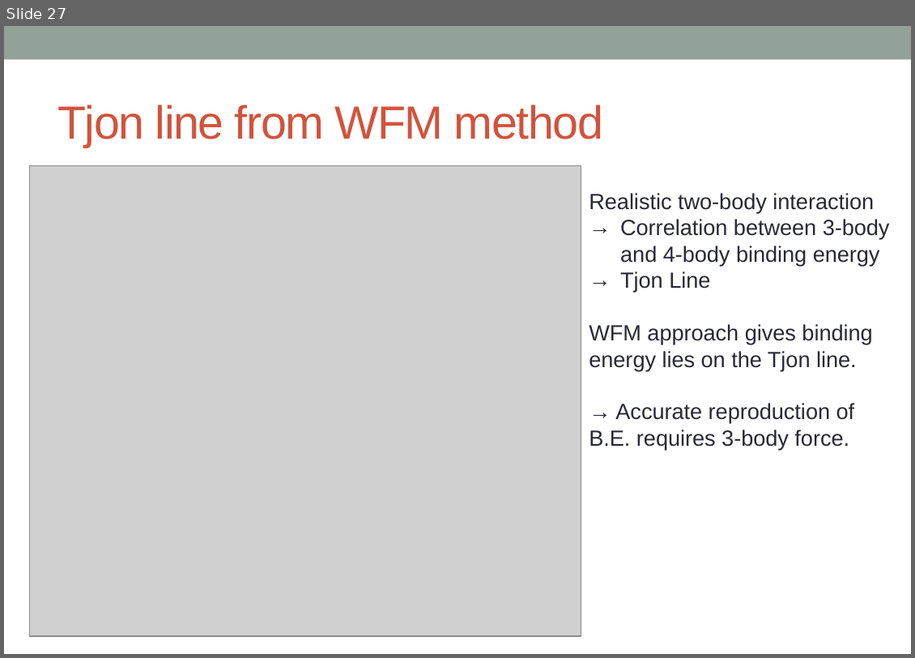
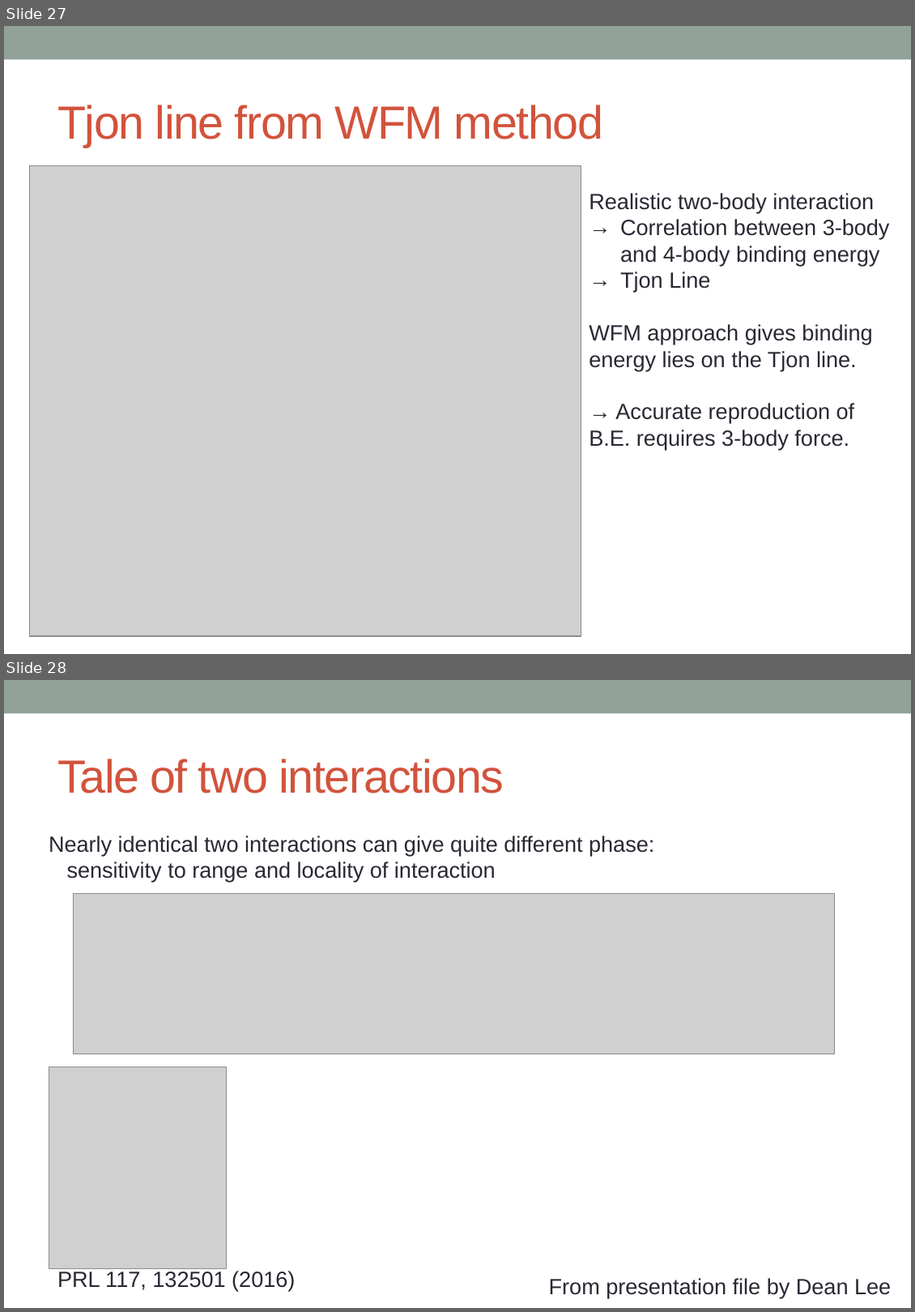
Before and after one commit to alphacentaury-github/NPSS2020, a slide deck: 20241203_NTSE2024.pptx. Shown one above the other, each under a label of ours: slide 27 before the commit, slides 27 and 28 after it. The pictures are 915x658 and 915x1312 pixels, drawn with LibreOffice and Linux fonts; fonts in the diff are those of the drawing; grey boxes stand for pictures. Boxes give left, top, right and bottom in pixels: in the first picture for what was removed or moved away, otherwise in the second. Text is boxed around its words. In the diff, an @@ line names an element or a change of style, - is before the commit and + after.

```diff
--- a/20241203_NTSE2024.pptx
+++ b/20241203_NTSE2024.pptx
@@ slide 28 added at box(4, 680, 911, 1308), background #FFFFFF; not listed: 1 template element that a slide beside it also shows @@
@@ title added at box(57, 759, 504, 793), 40 pt, text #D2533C @@
+Tale of two interactions
@@ text added at box(49, 836, 654, 882), 18.9 pt, text #292934 @@
+Nearly identical two interactions can give quite different phase:
+sensitivity to range and locality of interaction
@@ picture added at box(74, 894, 836, 1054) @@
@@ picture added at box(49, 1067, 226, 1269) @@
@@ text added at box(57, 1270, 295, 1291), 18.9 pt, text #292934 @@
+PRL 117, 132501 (2016)
@@ text added at box(549, 1278, 891, 1298), 18.9 pt, text #292934 @@
+From presentation file by Dean Lee
```
Also in this commit, not shown: 3 slides changed, 2 other slides added.
